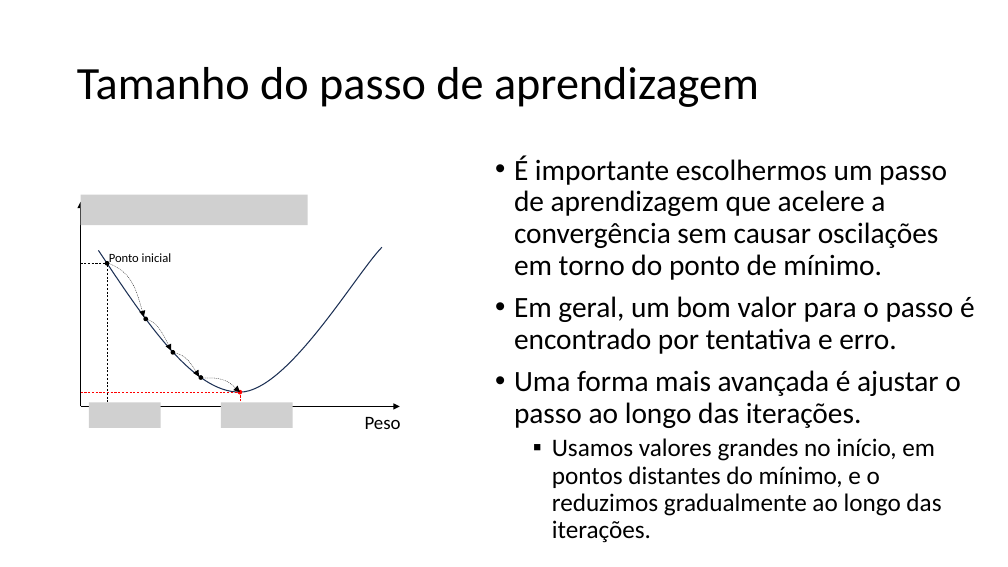
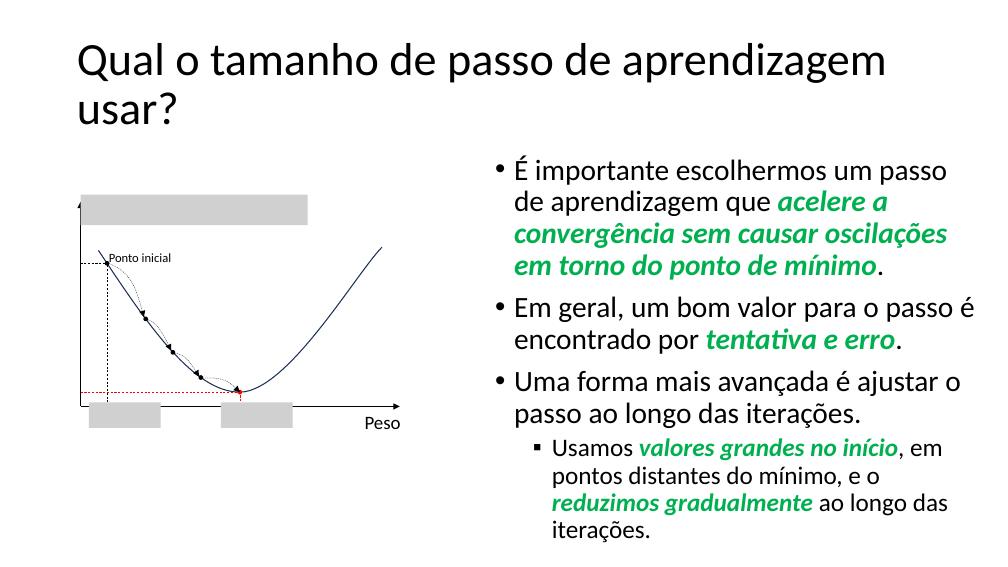
Before and after one commit to zz4fap/tp557-iot-ml, a slide deck: slide 21 of slides/TP557_6_Minimizando_o_erro.pptx. Drawn at 1008x567 pixels with LibreOffice and Linux fonts; fonts in the diff are those of the drawing; grey boxes stand for pictures. Boxes give left, top, right and bottom in pixels: in the first picture for what was removed or moved away, otherwise in the second. Text is boxed around its words. In the diff, an @@ line names an element or a change of style, - is before the commit and + after.

```diff
--- a/slides/TP557_6_Minimizando_o_erro.pptx
+++ b/slides/TP557_6_Minimizando_o_erro.pptx
@@ title at (x1=77, y1=43, x2=887, y2=125): text changed @@
-Tamanho do passo de aprendizagem
+Qual o tamanho de passo de aprendizagem usar?
@@ text at (x1=514, y1=155, x2=975, y2=543): text colour #000000 to #00B050, bold on, italic on in "acelere a convergência sem causar oscilações em ...", "tentativa e erro.", "valores grandes no início, reduzimos gradualmente" @@
```
Also in this commit, not shown: 11 other slides changed, 1 slide added, 1 other file.
